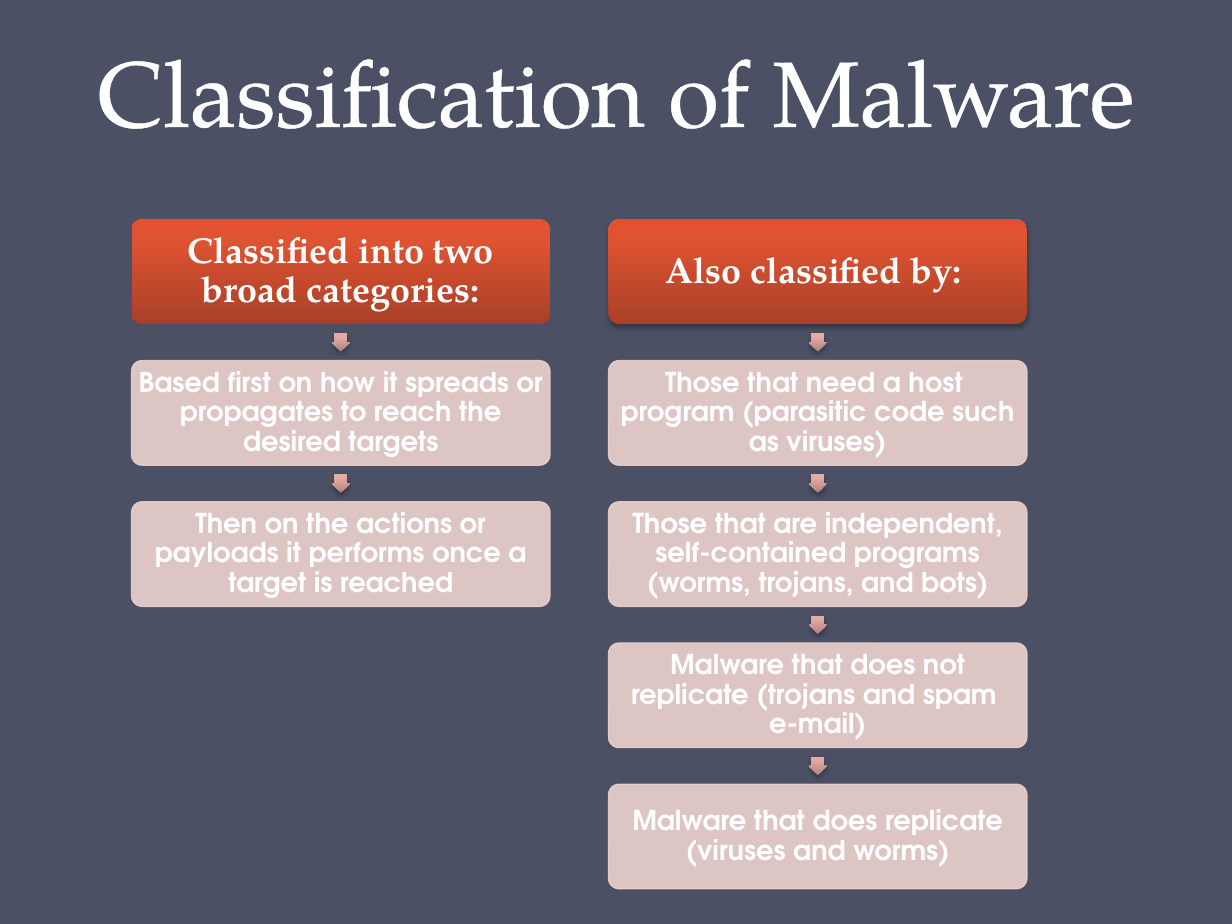
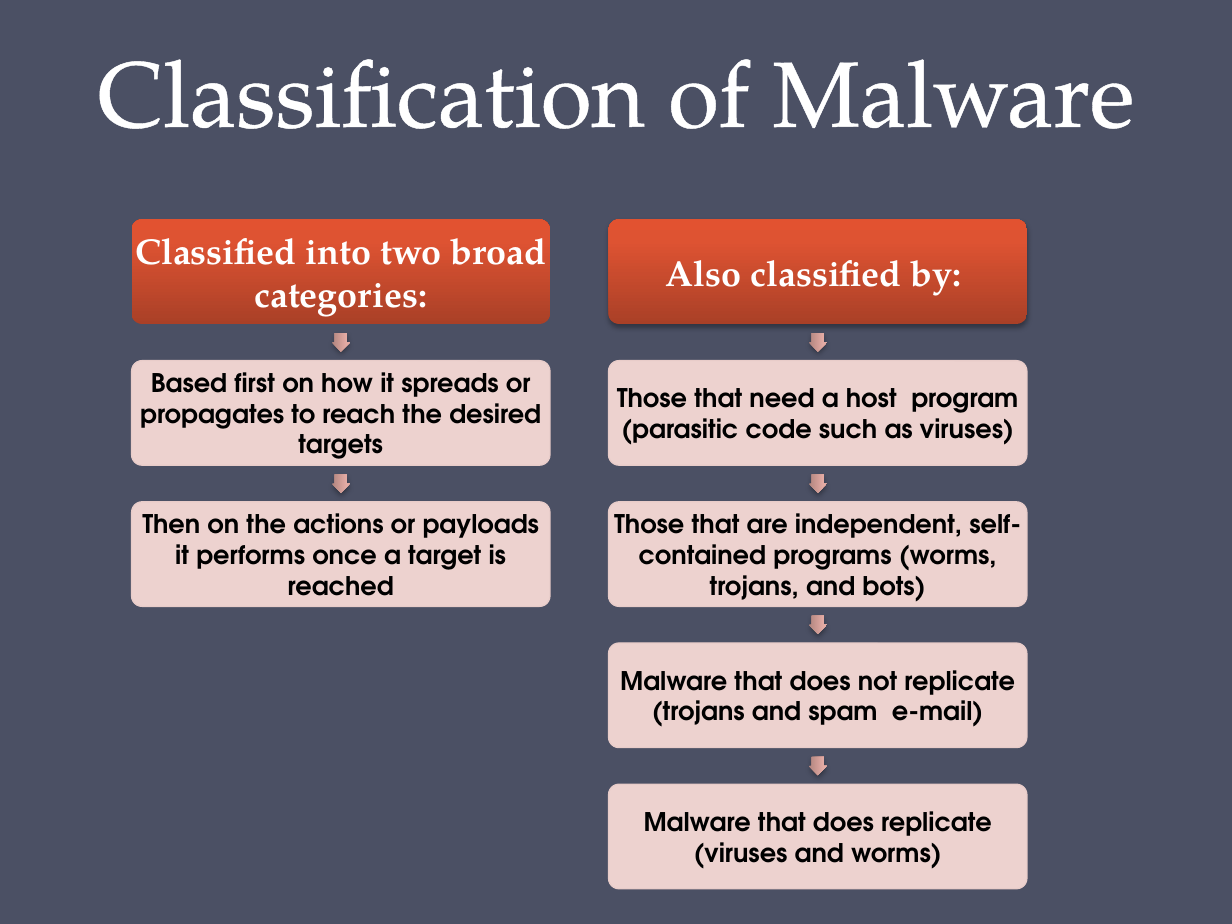
Before and after one commit to Syed007Hassan/Fast-Material-CS-SE, a slide deck: slide 4 of 7TH SEMESTER/Information Security - Abdul Aziz/Letures old/CH06-CompSec4e_Malicious Software.pptx. Drawn at 1232x924 pixels with LibreOffice and Linux fonts; fonts in the diff are those of the drawing. Boxes give left, top, right and bottom in pixels: in the first picture for what was removed or moved away, otherwise in the second. Text is boxed around its words. In the diff, an @@ line names an element or a change of style, - is before the commit and + after.

```diff
--- a/7TH SEMESTER/Information Security - Abdul Aziz/Letures old/CH06-CompSec4e_Malicious Software.pptx
+++ b/7TH SEMESTER/Information Security - Abdul Aziz/Letures old/CH06-CompSec4e_Malicious Software.pptx
@@ text "Classified into two broad categories:" at (x1=135, y1=238, x2=546, y2=317): line spacing 0.9 to 1 @@
@@ text "Also classified by:" at (x1=665, y1=260, x2=961, y2=296): line spacing 0.9 to 1 @@
@@ fill gradient #B1847F to #E5ACA4 to #E8ACA4 to gradient #B1847E to #E5ACA4 to #E8ABA3 in 6 elements at (x1=331, y1=333, x2=350, y2=351), (x1=331, y1=474, x2=350, y2=493), (x1=808, y1=333, x2=827, y2=351), (x1=808, y1=474, x2=827, y2=493), (x1=808, y1=616, x2=827, y2=634), (x1=808, y1=756, x2=827, y2=775) @@
@@ size 16 to 15 pt, text colour #FFFFFF to #000000; line spacing 0.9 to 1 in 6 elements at (x1=620, y1=670, x2=1015, y2=727), (x1=140, y1=372, x2=541, y2=459), (x1=142, y1=513, x2=539, y2=596), (x1=617, y1=388, x2=1018, y2=445), (x1=614, y1=513, x2=1021, y2=601), (x1=644, y1=811, x2=992, y2=868) @@
@@ outline #EED3D0 0.75 pt to #E9CECB 0.75 pt in 6 elements at (x1=132, y1=361, x2=551, y2=466), (x1=132, y1=501, x2=551, y2=606), (x1=609, y1=361, x2=1027, y2=466), (x1=609, y1=501, x2=1027, y2=606), (x1=609, y1=643, x2=1027, y2=748), (x1=609, y1=785, x2=1027, y2=890) @@
```
Also in this commit, not shown: 16 other slides changed, 49 other files.
